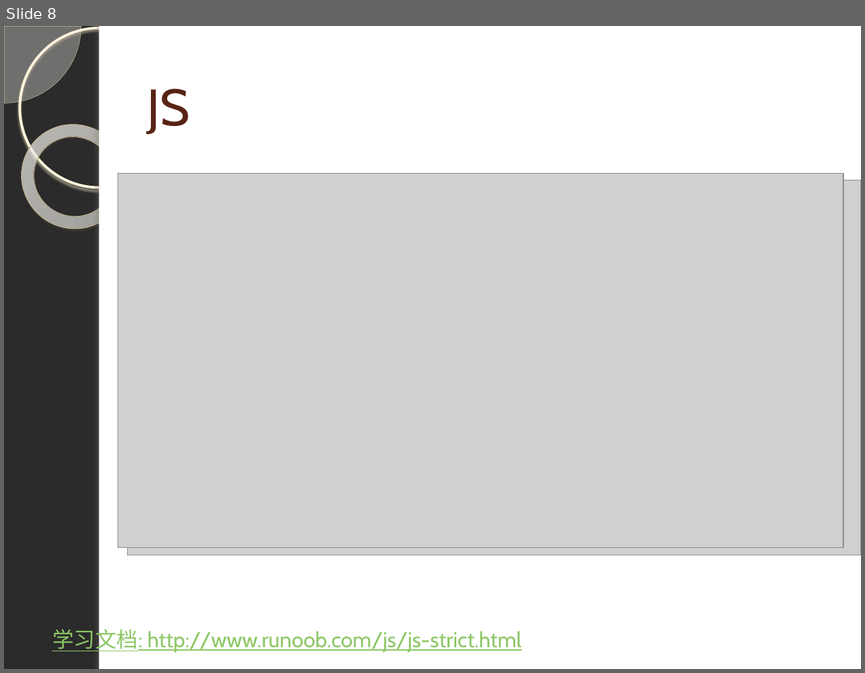
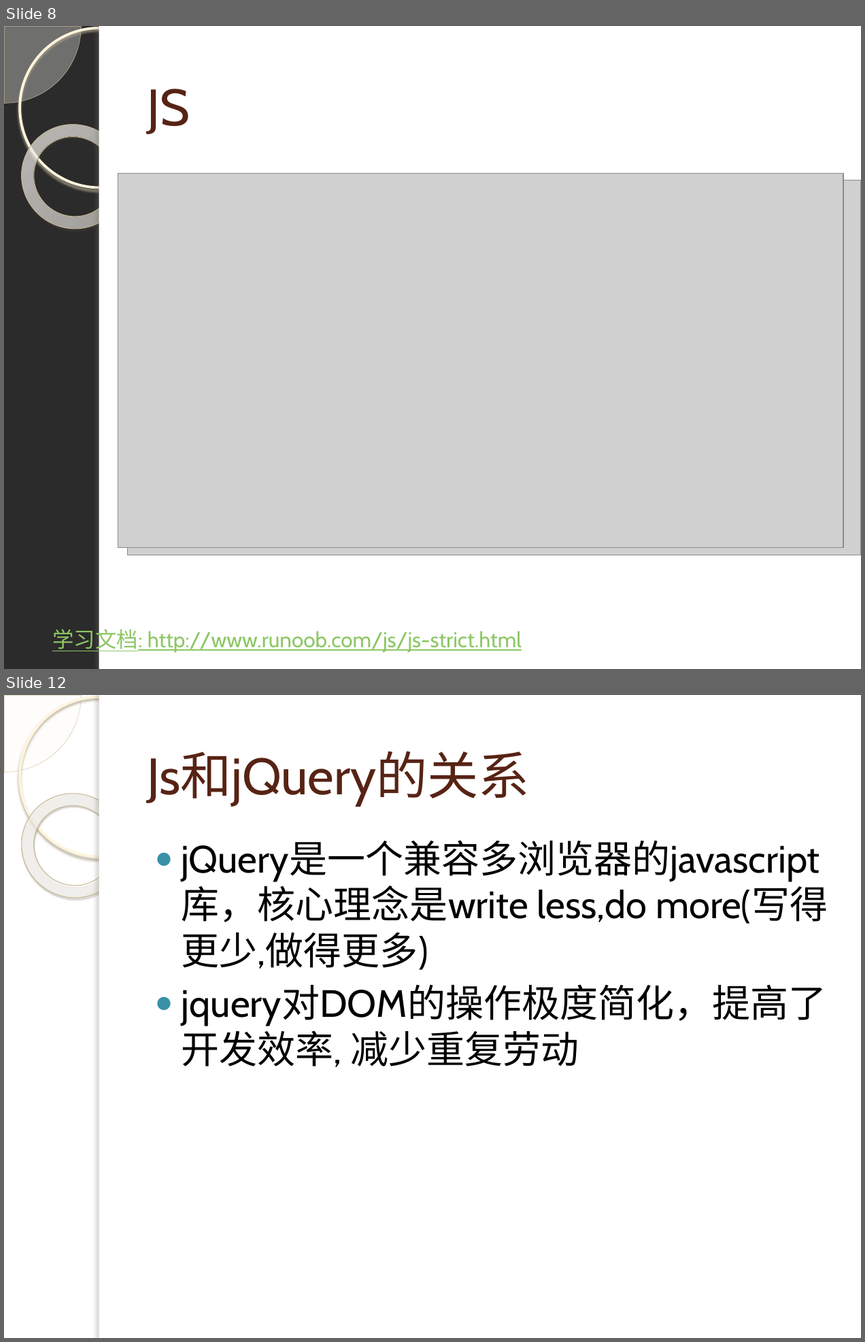
Before and after one commit to q315506754/algorithem, a slide deck: ps/js/演示文稿.pptx. Shown one above the other, each under a label of ours: slide 8 before the commit, slides 8 and 12 after it; the slides between them are not shown. The pictures are 865x673 and 865x1342 pixels, drawn with LibreOffice and Linux fonts; fonts in the diff are those of the drawing; grey boxes stand for pictures; background and template pictures are left out; a plain dark background stands for a picture behind light text. Boxes give left, top, right and bottom in pixels: in the first picture for what was removed or moved away, otherwise in the second. Text is boxed around its words. In the diff, an @@ line names an element or a change of style, - is before the commit and + after.

```diff
--- a/ps/js/演示文稿.pptx
+++ b/ps/js/演示文稿.pptx
@@ slide 12 added at bbox=[4, 695, 861, 1338], background picture (left out); not listed: 5 template elements that a slide beside it also shows @@
@@ title added at bbox=[147, 751, 530, 805], 43 pt, text #572314 @@
+Js和jQuery的关系
@@ text added at bbox=[181, 880, 827, 1067], 32 pt, text #000000 @@
+● jQuery是一个兼容多浏览器的javascript库，核心理念是write less,do more(写得更少,做得更多)
+● jquery对DOM的操作极度简化，提高了开发效率, 减少重复劳动
```
Also in this commit, not shown: 3 slides changed, 2 other slides added, 4 other files.
